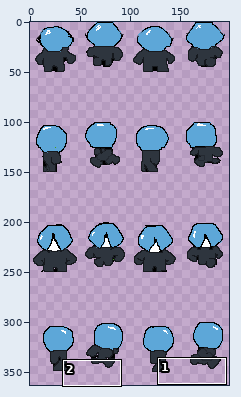
Sprite sheet: images/EnemyChar3.png. Above: a wide view before the commit, with the close-up outlined.
Close-up. Earlier state:
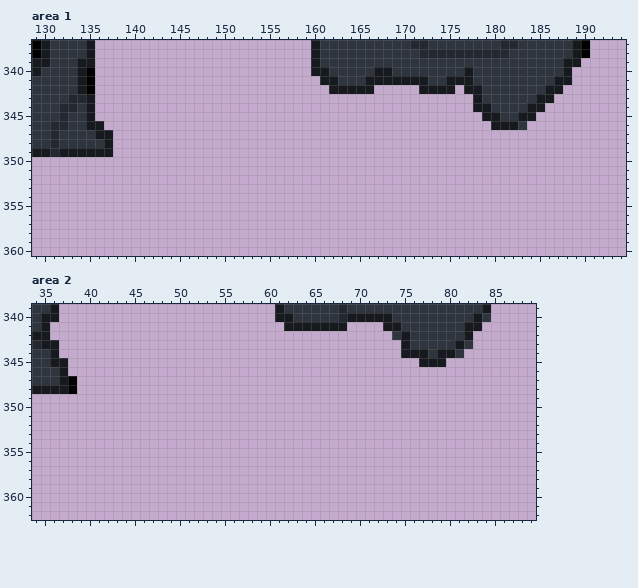
The file is 400x400 pixels. Pixels under 10% opacity are left out. Colours within 5 levels of each other are drawn and written as one. Shown: area 1: x 129..194, y 337..360; area 2: x 34..89, y 339..362. The wide view leaves out empty margins. The commit also changed other parts of the picture, which this record leaves out.
New version:
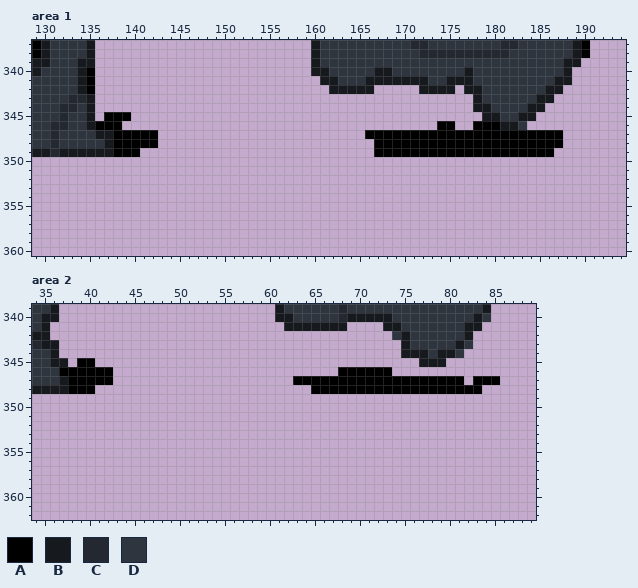
Palette (. is transparent): A #000000  B #16191e  C #242931  D #2e353e
Diff:
--- area 1
@@ x 129..194 @@
 344 DDDCCDB..........................................BBDDDDBB.........
-345 DDDCDDB...........................................BBDDBB..........
-346 DDCCDDBB...........................................BBBD...........
-347 DDCDDDDBB.........................................................
-348 DDCDDDDDB.........................................................
-349 BBCBBBBBB.........................................................
+345 DDDCDDB.AAA.......................................BBDDBB..........
+346 DDCCDDBAAA...................................AA..AAABBD...........
+347 DDCDDDDBBAAAAA.......................AAAAAAAAAAAAAAAAAAAAAA.......
+348 DDCDDDDDBAAAAA........................AAAAAAAAAAAAAAAAAAAAA.......
+349 BBCBBBBBBAAA..........................AAAAAAAAAAAAAAAAAAAA........
 350 ..................................................................
--- area 2
@@ x 34..89 @@
 344 DDB......................................BBBDBBD........
-345 DDBB.......................................BBB..........
-346 DDDB....................................................
-347 DDDBA...................................................
-348 BBBBA...................................................
+345 DDBB.AA....................................BBB..........
+346 DDDAAAAAA.........................AAAAAA................
+347 DDDBAAAAA....................AAAAAAAAAAAAAAAAAAA.AAA....
+348 BBBBAAA........................AAAAAAAAAAAAAAAAAAA......
 349 ........................................................
Changed places in both close-ups, as pixel boxes (x1, y1, x2, y2):
changed: (95, 112, 158, 157)
changed: (365, 121, 563, 157)
changed: (59, 358, 113, 394)
added: (293, 367, 500, 394)
